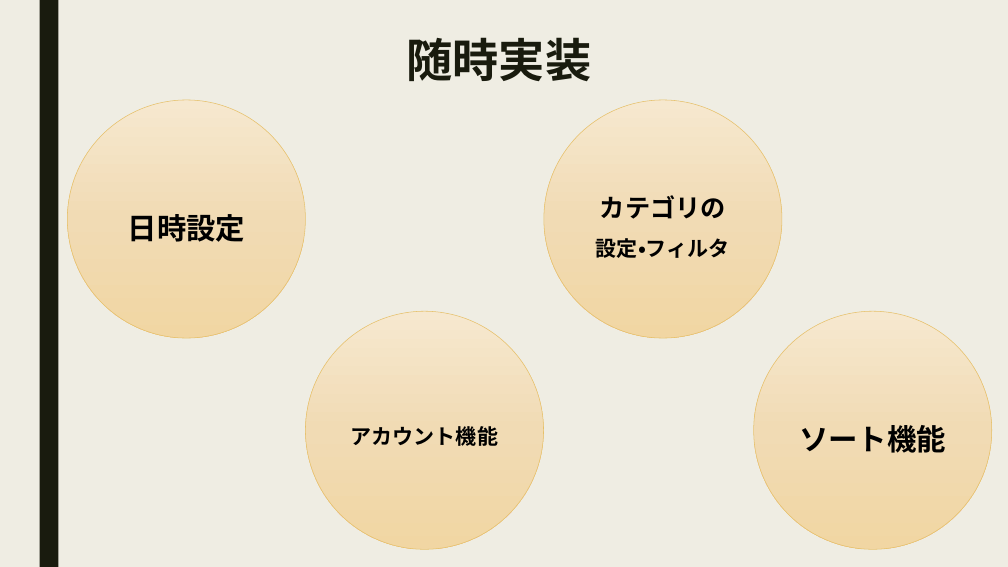
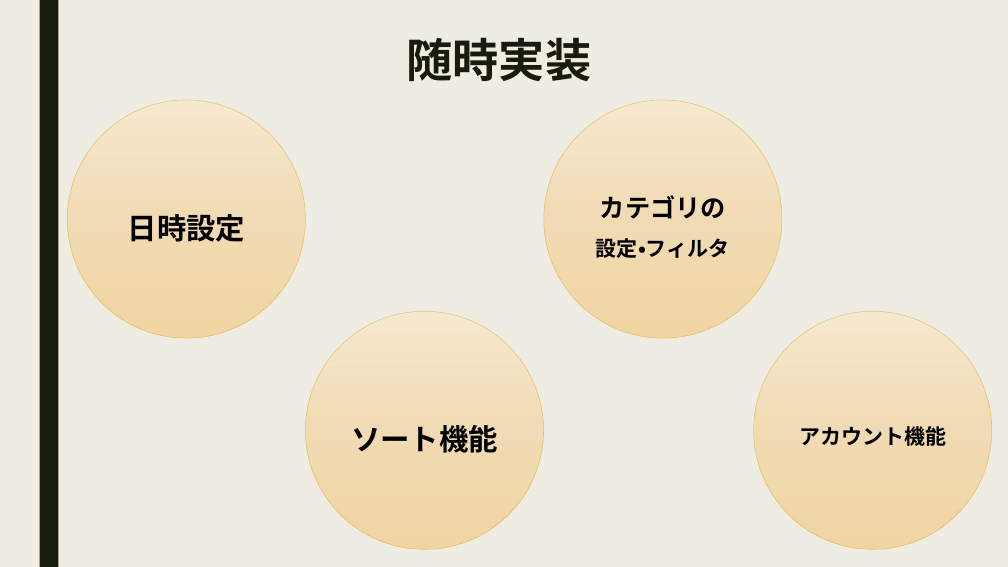
Before and after one commit to utaryu0520/mobile_utagawa2, a slide deck: slide 4 of モバイル授業_todoリスト.pptx. Drawn at 1008x567 pixels with LibreOffice and Linux fonts; fonts in the diff are those of the drawing. Boxes give left, top, right and bottom in pixels: in the first picture for what was removed or moved away, otherwise in the second. Text is boxed around its words. In the diff, an @@ line names an element or a change of style, - is before the commit and + after.

```diff
--- a/モバイル授業_todoリスト.pptx
+++ b/モバイル授業_todoリスト.pptx
@@ text in ellipse at [351, 425, 498, 453]: text changed; size 20 to 28 pt @@
-アカウント機能
+ソート機能
@@ text in ellipse at [799, 426, 946, 446]: text changed; size 28 to 20 pt @@
-ソート機能
+アカウント機能
```
Also in this commit, not shown: 1 other slide changed, 1 slide removed.
